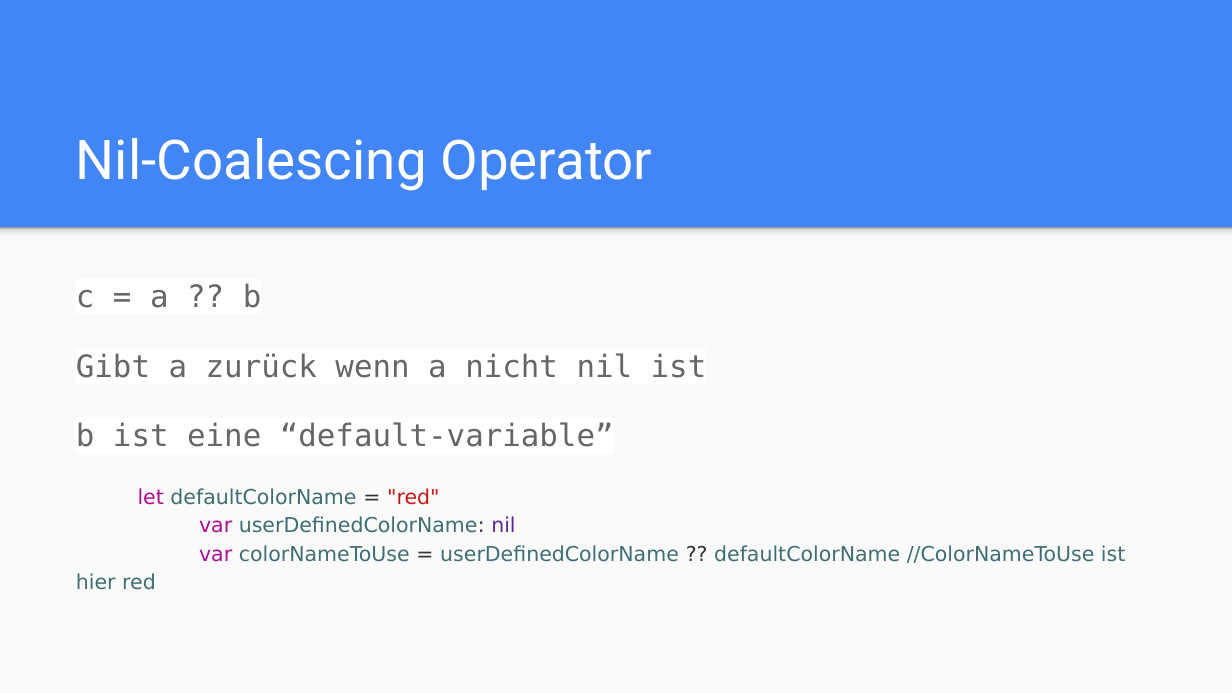
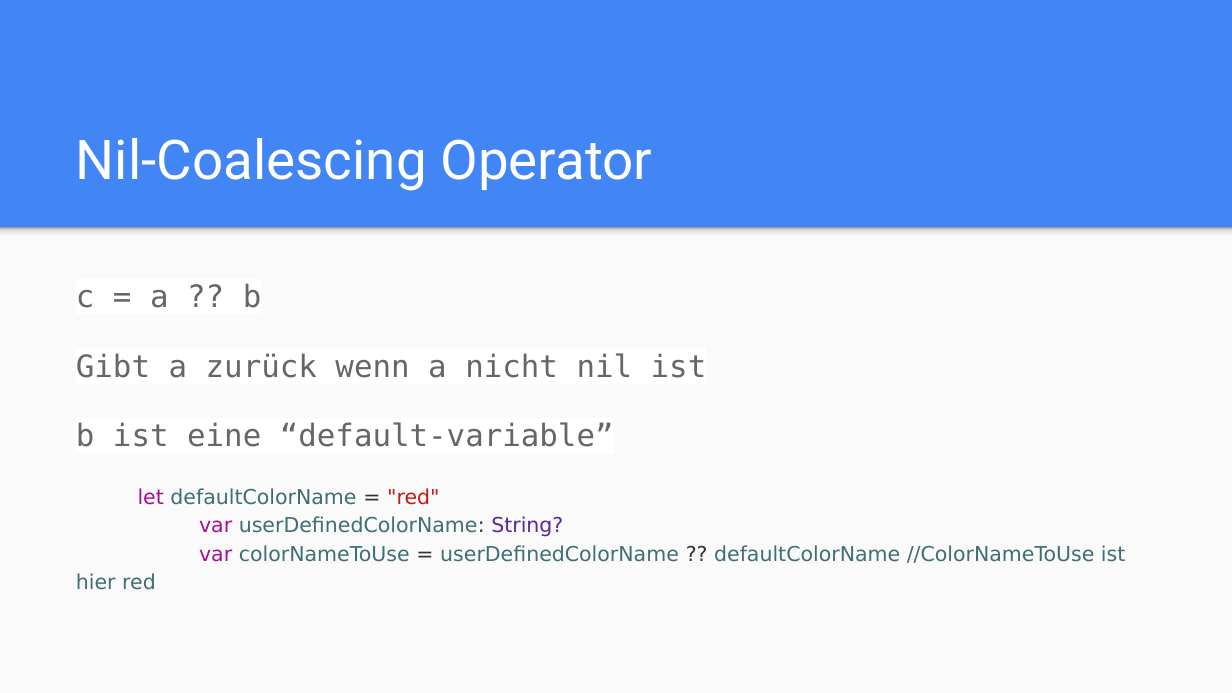
Before and after one commit to BauePhil/SEW5, a slide deck: slide 8 of Folien/02_Basic_Operators.pptx. Drawn at 1232x693 pixels with LibreOffice and Linux fonts; fonts in the diff are those of the drawing. Boxes give left, top, right and bottom in pixels: in the first picture for what was removed or moved away, otherwise in the second. Text is boxed around its words. In the diff, an @@ line names an element or a change of style, - is before the commit and + after.

```diff
--- a/Folien/02_Basic_Operators.pptx
+++ b/Folien/02_Basic_Operators.pptx
@@ text at (76,488,1125,590): text changed @@
-let defaultColorName = "red"
-var userDefinedColorName: nil
-var colorNameToUse = userDefinedColorName ?? defaultColorName //ColorNameToUse ist hier red
+let defaultColorName = "red"
+var userDefinedColorName: String?
+var colorNameToUse = userDefinedColorName ?? defaultColorName //ColorNameToUse ist hier red
```
Also in this commit, not shown: 2 other slides changed, 1 slide added.
